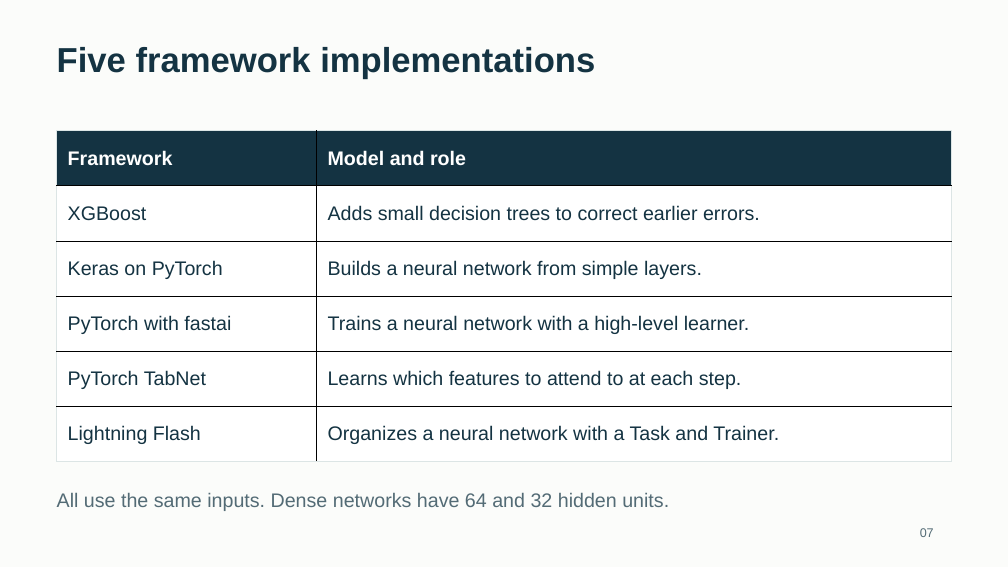
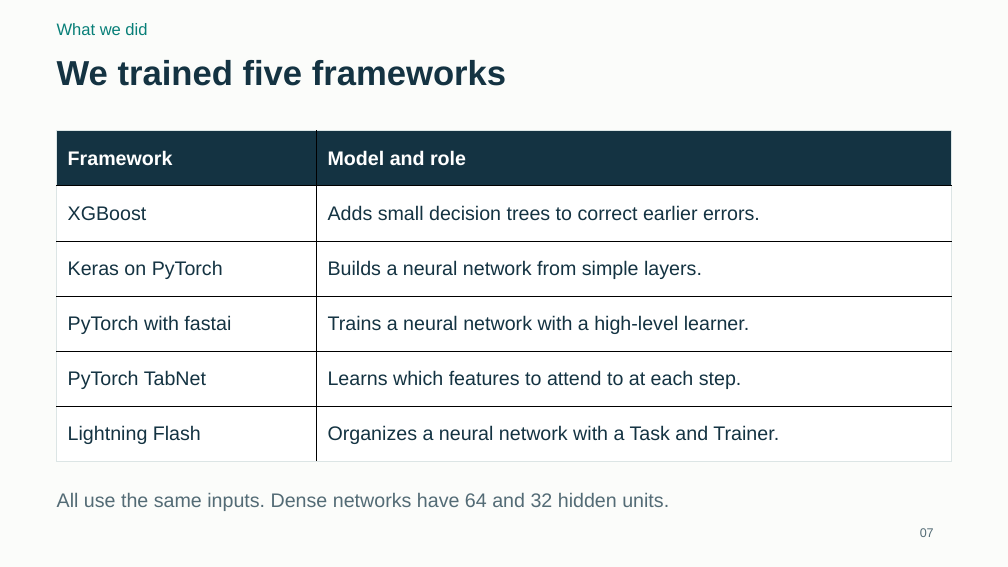
Before and after one commit to Darshansg76/Team12-Nifty-Commodities-Return-Prediction, a slide deck: slide 7 of deliverables/Team_12_Presentation.pptx. Drawn at 1008x567 pixels with LibreOffice and Linux fonts; fonts in the diff are those of the drawing. Boxes give left, top, right and bottom in pixels: in the first picture for what was removed or moved away, otherwise in the second. Text is boxed around its words. In the diff, an @@ line names an element or a change of style, - is before the commit and + after.

```diff
--- a/deliverables/Team_12_Presentation.pptx
+++ b/deliverables/Team_12_Presentation.pptx
@@ text added at <box>57,23,147,35</box>, 15.8 pt, text #087F78 @@
+What we did
@@ text at <box>57,60,506,86</box>: text changed @@
-Five framework implementations
+We trained five frameworks
```
Also in this commit, not shown: 12 other slides changed, 3 slides added, 3 slides removed, 5 other files.
